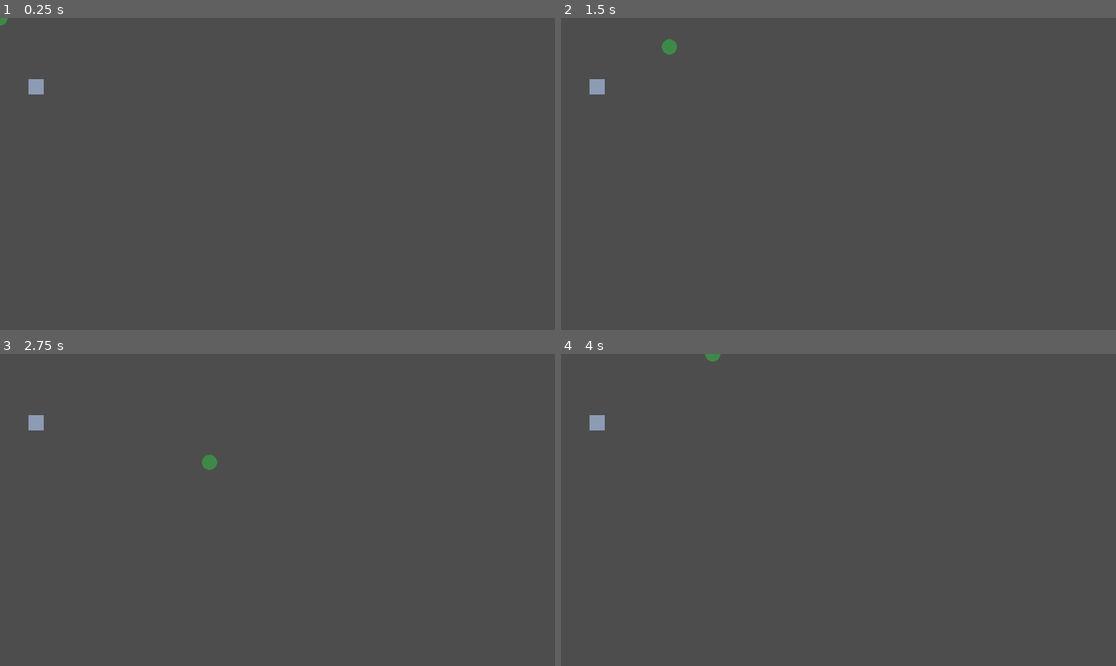
Above: before the commit, frames 1-4 (two rows, left to right).
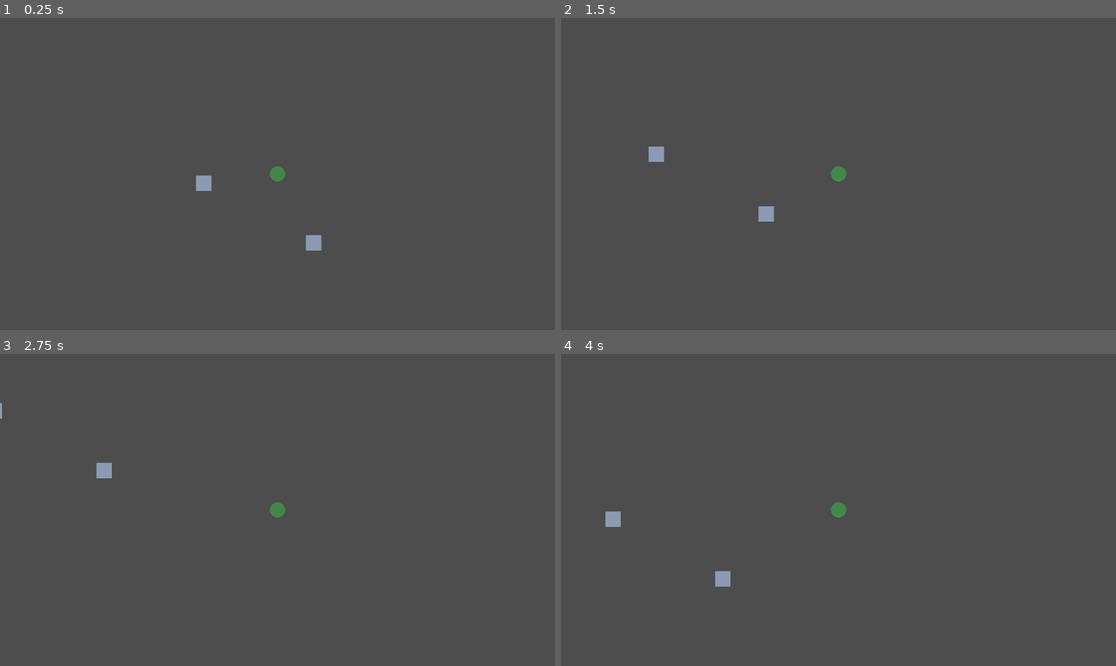
Above: after the commit, the same moments.

Repository: whocares-abt/fast-pace
Game: Godot game, scene res://Scenes/debug_map.tscn
Two runs of this game, one before a commit and one after it. Both use one fixed random seed, a clock stepped at 60 frames per second and the inputs below.
Inputs:
- Up to frame 1 (0.25 s): no input
- Up to frame 2 (1.5 s): tap Enter at 0.5 s; hold D (move_right) 0.53-1.28 s; hold S (move_down) from 1.28 s (still down)
- Up to frame 3 (2.75 s): release S (move_down) at 2.03 s; hold D (move_right) from 2.03 s (still down)
- Up to frame 4 (4 s): release D (move_right) at 2.78 s; hold W (move_up) 2.78-3.53 s; hold A (move_left) from 3.53 s (still down)

The runs differ from the first frame. In frame 1, 0.6% of the frame differs, in the area x 0-58%, y 0-75%; in frame 2, 0.6%, in the area x 5-52%, y 6-66%; in frame 3, 0.5%; in frame 4, 0.6%.

Commit message:
Added basic melee and ranged

Diff:
--- /dev/null
+++ b/Resources/Weapons/katana.tres
@@ -0,0 +1,8 @@
+[gd_resource type="Resource" script_class="WeaponStats" load_steps=2 format=3 uid="uid://dxcbidm4wn21l"]
+
+[ext_resource type="Script" uid="uid://dqsfxyh6jojdx" path="res://Scripts/Resources/Weapons/weapon_stats.gd" id="1_5yd16"]
+
+[resource]
+script = ExtResource("1_5yd16")
+damage = 100.0
+metadata/_custom_type_script = "uid://dqsfxyh6jojdx"
--- /dev/null
+++ b/Resources/Weapons/pistol.tres
@@ -0,0 +1,13 @@
+[gd_resource type="Resource" script_class="WeaponStats" load_steps=3 format=3 uid="uid://1k1mbodf3mqu"]
+
+[ext_resource type="Script" uid="uid://dqsfxyh6jojdx" path="res://Scripts/Resources/Weapons/weapon_stats.gd" id="1_0sgi0"]
+[ext_resource type="Resource" uid="uid://dbfn3dm3er186" path="res://Resources/Weapons/pistol_bullet.tres" id="1_kmy37"]
+
+[resource]
+script = ExtResource("1_0sgi0")
+ranged = true
+projectile = ExtResource("1_kmy37")
+firing_rate = 1.0
+damage = 100.0
+pellet_count = 1
+metadata/_custom_type_script = "uid://dqsfxyh6jojdx"
--- /dev/null
+++ b/Resources/Weapons/pistol_bullet.tres
@@ -0,0 +1,8 @@
+[gd_resource type="Resource" script_class="ProjectileStats" load_steps=2 format=3 uid="uid://dbfn3dm3er186"]
+
+[ext_resource type="Script" uid="uid://75h73c0x0med" path="res://Scripts/Resources/Weapons/projectile_stats.gd" id="1_6i23q"]
+
+[resource]
+script = ExtResource("1_6i23q")
+projectile_name = "pistol_bullet"
+metadata/_custom_type_script = "uid://75h73c0x0med"
--- /dev/null
+++ b/Scenes/Weapons/weapon.tscn
@@ -0,0 +1,3 @@
+[gd_scene format=3 uid="uid://nbsjmjd7do3s"]
+
+[node name="Weapon" type="Node2D"]
--- a/Scenes/debug_map.tscn
+++ b/Scenes/debug_map.tscn
@@ -7,6 +7,8 @@
 
 [node name="PlayerCharacter" parent="." instance=ExtResource("1_ngmhs")]
 
+[node name="Camera2D" type="Camera2D" parent="PlayerCharacter"]
+
 [node name="Wall" parent="." instance=ExtResource("2_jcsea")]
 position = Vector2(-153, 19)
 
--- a/project.godot
+++ b/project.godot
@@ -42,6 +42,11 @@
 ]
 }
 
+[layer_names]
+
+2d_physics/layer_1="World"
+2d_physics/layer_2="Interactable"
+
 [rendering]
 
 textures/canvas_textures/default_texture_filter=0
